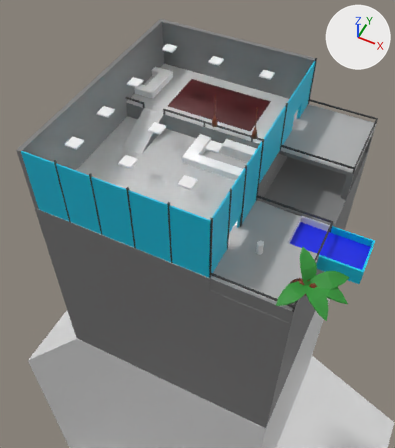
An edit to the Blender file Art/SkyScraper.blend, drawn before and after from the same camera.
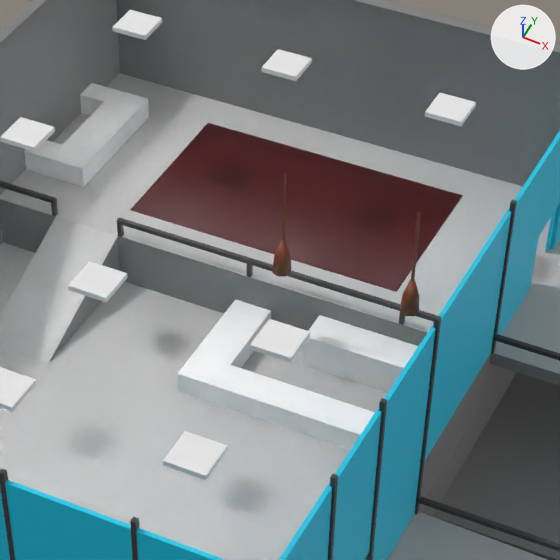
There are two pictures of each version: one from a camera (50 mm lens) standing at (36.0, -63.6, 62.8) and looking at (5.7, -2.9, -13.1), one close up on the part from 32% to 76% of the width and 9% to 48% of the height. Lighting does not change. The marker at upper right points along +X, +Y and +Z.

In view in the first close-up: 'EventArea', 'Lights', 'Teppich'.
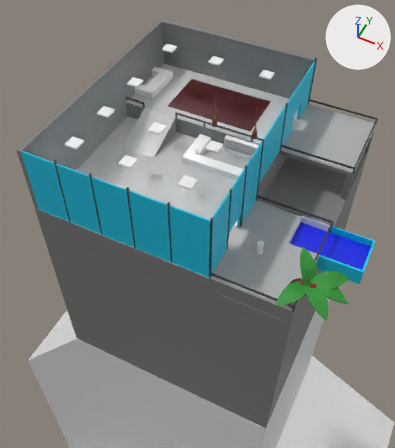
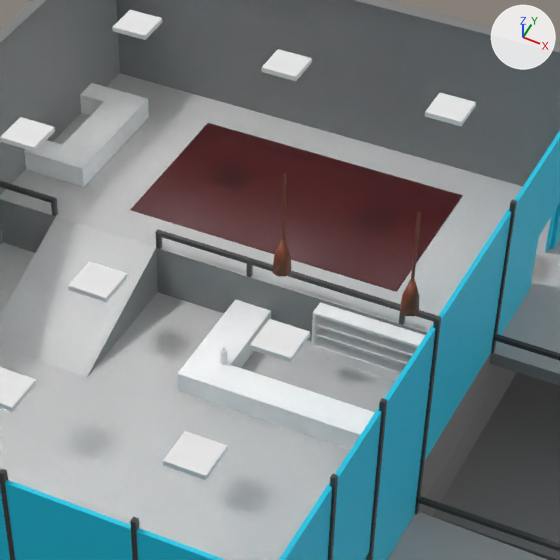
Where the change shows, as pixel boxes (x1, y1, x2, y2) in the close-ups (560 x 560 px; the box of a moved part takes in the faces that stretch with it):
```json
{"part": 1, "of": "me_cube_006", "change": "added", "after": [314, 327, 411, 365]}
{"part": 2, "of": "me_cube_006", "change": "added", "after": [315, 318, 417, 356]}
{"part": 3, "of": "me_cube_006", "change": "added", "after": [220, 346, 227, 365]}
{"part": 4, "of": "me_cube_006", "change": "moved or reshaped", "before": [0, 89, 553, 364], "after": [0, 89, 553, 377]}
{"part": 5, "of": "me_cube_006", "change": "built on", "before": [303, 315, 418, 392], "after": [311, 302, 426, 381]}
```

Edits to the scene script, one JSON object a line:
```json
{"block": "me_cube_006", "where": "# used by ob_eventarea; location = (0.0, 0.0, 0.0)"}
{"block": "me_cube_006", "where": "# verts and faces of me_cube_006; kept vertices keep their numbers, new ones are numbered from 465"}
{"block": "me_cube_006", "where": "# before: 20 (-5.0, 4.8, 0.0), 21 (-5.0, 4.8, 3.1) at pixel (117, 235), 24 (-5.0, -3.2, 0.0) at pixel (48, 364), 25 (-5.0, -3.2, 0.0) at pixel (48, 364), 409 (-5.0, 4.8, 4.2) at pixel (116, 219)"}
{"block": "me_cube_006", "where": "# before: 411 (-5.0, 4.8, 3.9) at pixel (116, 223), 413 (-5.0, 5.1, 4.2) at pixel (119, 217), 415 (-5.0, 5.1, 3.9), 425 (-4.7, 4.8, 3.9) at pixel (121, 224), 426 (-4.7, 5.1, 3.9)"}
{"block": "me_cube_006", "where": "# before: 427 (-5.0, 4.8, 3.9) at pixel (116, 223), 428 (-5.0, 5.1, 3.9), 429 (-4.7, 4.8, 3.1) at pixel (121, 237), 430 (-4.7, 5.1, 3.1) at pixel (123, 234), 431 (-5.0, 4.8, 3.1) at pixel (117, 235)"}
{"block": "me_cube_006", "where": "# before: 432 (-5.0, 5.1, 3.1)"}
{"op": "remove", "block": "me_cube_006", "code": "me_cube_006.from_pydata(...)  # 465 vertices, 374 faces, 1 loose edge; spans x -13.5..36.3, y -21.9..20.0, z -40.0..12.4"}
{"op": "add", "block": "me_cube_006", "code": "me_cube_006.from_pydata(...)  # 633 vertices, 524 faces, 1 loose edge; spans x -13.5..36.3, y -21.9..20.0, z -40.0..12.4"}
{"block": "me_cube_006", "change": "me_cube_006 part 1: a new loose piece, a box spanning x 7.514..16.129, y 3.882..4.787, z 1.37..1.439, in mat_m_base (white #e7e7e7)"}
{"block": "me_cube_006", "change": "me_cube_006 part 2: a new loose piece, a box spanning x 7.514..16.129, y 3.882..4.787, z 2.048..2.117, in mat_m_base (white #e7e7e7)"}
{"block": "me_cube_006", "change": "me_cube_006 part 3: a new loose piece of 144 vertices spanning x 3.9..4.3, y -0.3..0.0, z 1.2..2.3, in mat_m_base (white #e7e7e7)"}
{"block": "me_cube_006", "change": "me_cube_006 part 4"}
{"op": "add", "block": "me_cube_006", "code": "for i in [20, 21, 24, 25, 409, 411, 413, 415, *range(425, 433)]: verts[i] += (2.4, 0.0, 0.0)"}
{"block": "me_cube_006", "change": "me_cube_006 part 5"}
{"block": "me_cube_006", "change": "4 vertices are removed from x 7.4..13.1, y 2.9, z 0.0..2.0"}
{"block": "me_cube_006", "change": "5 faces are deleted"}
{"block": "me_cube_006", "change": "3 vertices move from x 7.4..13.1, y 4.9, z 0.0..2.0 to x 7.4..16.3, y 4.9, z 0.0..2.9"}
{"block": "me_cube_006", "change": "12 vertices are added at x 7.4..16.3, y 3.9..4.5, z 0.0..2.9"}
{"block": "me_cube_006", "change": "13 new faces join them, mat_m_base (white #e7e7e7)"}
```
